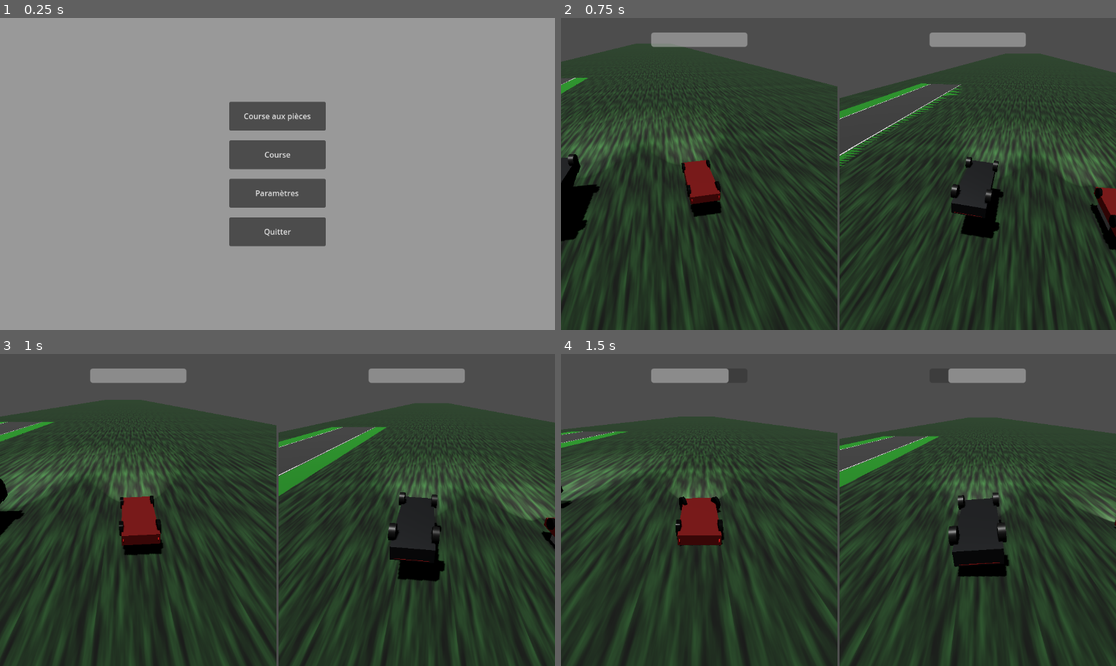
Above: before the commit, frames 1-4 (two rows, left to right).
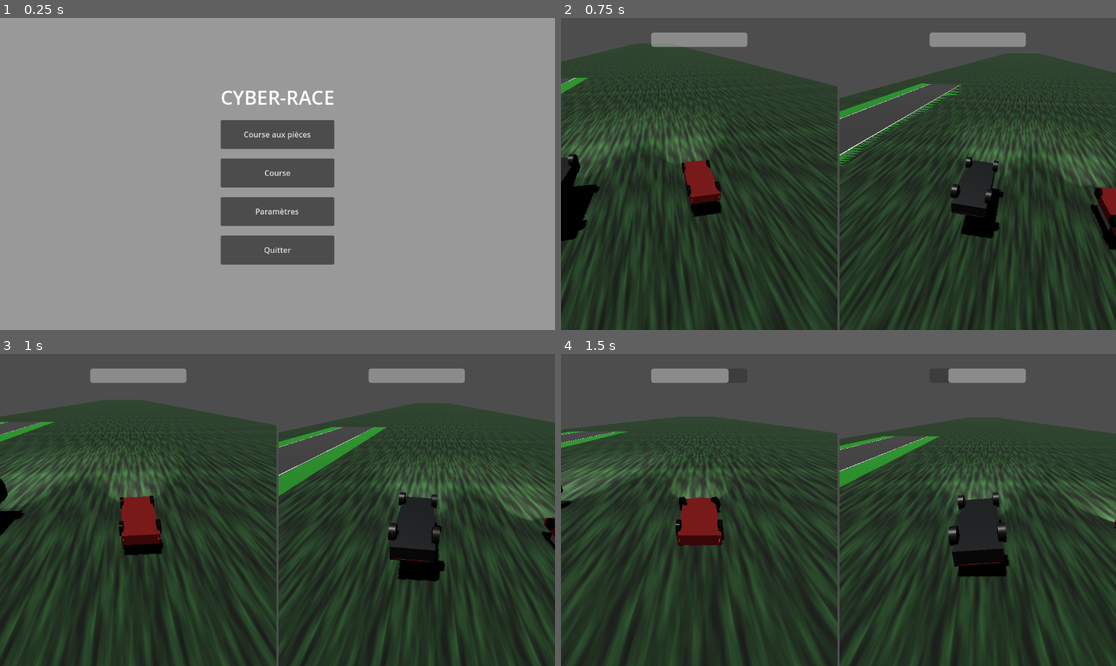
Above: after the commit, the same moments.

Repository: AntoineT01/Cyber-Race
Game: Godot game, scene res://Interface/main_menu.tscn
Same seed, same stepped clock (60 frames per second), same inputs: the game is played once before the commit and once after it.
Inputs:
- Up to frame 1 (0.25 s): no input
- Up to frame 2 (0.75 s): click "Course aux pièces" at 0.5 s
- Up to frame 3 (1 s): no input
- Up to frame 4 (1.5 s): tap Enter at 1.25 s; hold D (right_steering_1) from 1.28 s (still down); tap 0 (brake_2) at 1.35 s

The runs differ from the first frame. In frame 1, 6.7% of the frame differs, in the area x 39-61%, y 23-80%; in frame 2, nothing differs; in frame 3, nothing differs; in frame 4, nothing differs.

Commit message:
feat: Ajout du titre de jeu

Diff:
--- a/Interface/main_menu.tscn
+++ b/Interface/main_menu.tscn
@@ -41,6 +41,13 @@
 theme_override_constants/separation = 20
 alignment = 1
 
+[node name="Label" type="Label" parent="CenterContainer/VBoxContainer"]
+layout_mode = 2
+theme_override_font_sizes/font_size = 40
+text = "Cyber-Race"
+horizontal_alignment = 1
+uppercase = true
+
 [node name="PiecesRaceButton" type="Button" parent="CenterContainer/VBoxContainer"]
 custom_minimum_size = Vector2(200, 60)
 layout_mode = 2
